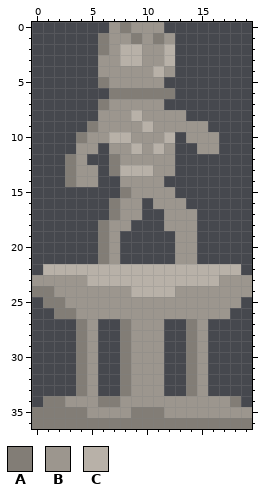
Pixel-art sprite: pictures/castle.png. Above, as it was before the edit.
The file is 40x74 pixels, drawn in blocks of 2x2; one block is one cell here. Colours within 5 levels of each other are drawn and written as one.
Palette (. is transparent): A #827d76  B #9c968e  C #b8b1a8
Pixels before, first column x 0:
 0 .......BABBB........
 1 ......ABBABAB.......
 2 ......ABCCBBC.......
 3 ......BBCCBBC.......
 4 ......BBBBBCB.......
 5 ......ABBBBB........
 6 .......AAAAAA.......
 7 ......ABBBBB........
 8 ......BBBCBBBB......
 9 .....ABBBBCBBBBB....
10 ....ABBCCBBBC.BBB...
11 ....BB.BBCBCB..BB...
12 ...AB..ABBBBB.......
13 ...ABB.ACCCBB.......
14 ...ABB..BBBB........
15 ........ABBBB.......
16 .......ABB.BBB......
17 .......ABB..BBB.....
18 ......ABB...BBB.....
19 ......AB.....BB.....
20 ......AB.....BB.....
21 ......AB.....BB.....
22 .CCCCCCCCCCCCCCCCCC.
23 BBBBBCCCCCCCCCCCCBBB
24 AABBBBBBBCCCCBBBBBBB
25 .AABBBBBBBBBBBBBBBB.
26 ..AABBBBBBBBBBBBBB..
27 ....AB..ABBB..AB....
28 ....AB..ABBB..AB....
29 ....AB..ABBB..AB....
30 ....AB..ABBB..AB....
31 ....AB..ABBB..AB....
32 ....AB..ABBB..AB....
33 ....AB..ABBB..AB....
34 .AABBBAABBBBBBBBBBA.
35 AAAAABBBBAAABBBBBBBB
36 AAAAAAAAAAAAAAAAAAAA
After:
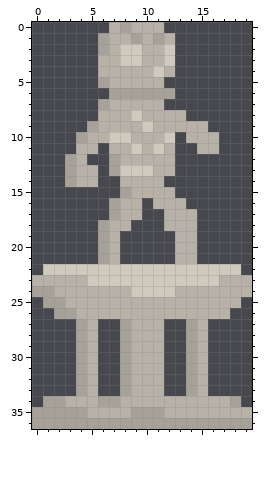
Edits made:
colour A: #827d76 -> #a6a299
colour B: #9c968e -> #b8b1a8
colour C: #b8b1a8 -> #cfcabe
Pixel boxes of the changes (left, top, right, bottom) in both pictures:
changed: (32, 22, 252, 429)
